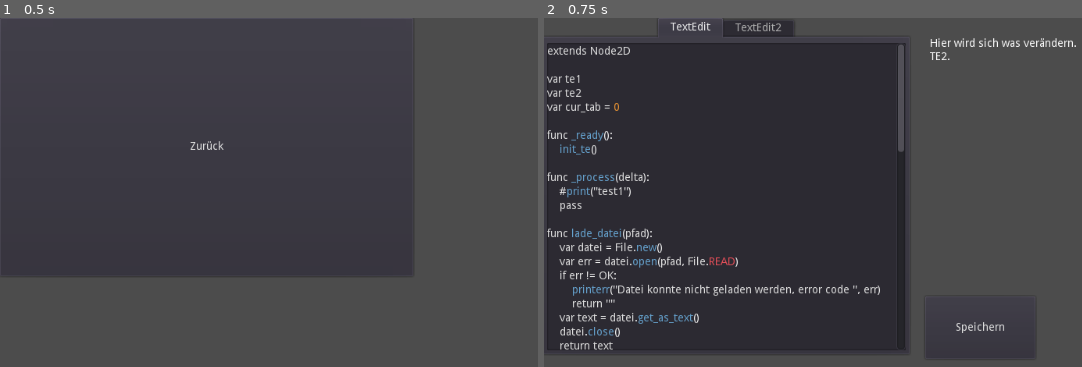
Above: before the commit, frames 1-2 (left to right).
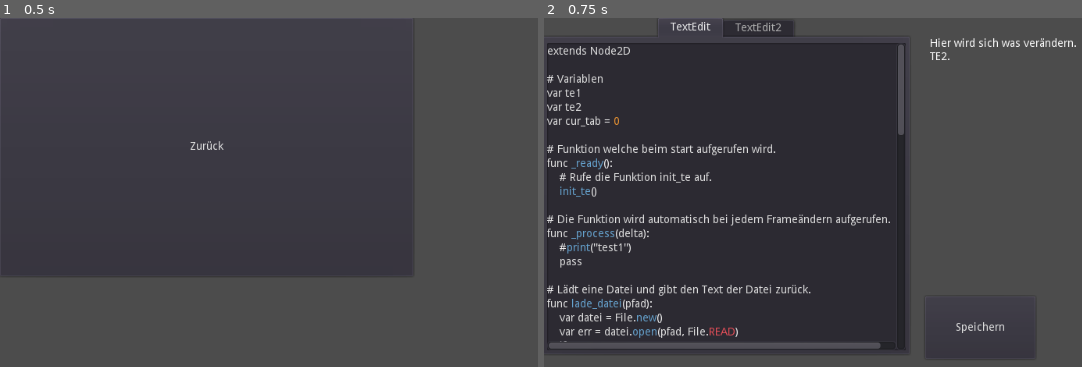
Above: after the commit, the same moments.

Repository: Tomsei/Bloinz2D
Game: Godot game, scene res://Szenen/bufferscreen.tscn
The game is run twice, just before and just after one commit, with the same random seed, the same clock (stepped at 60 frames per second) and the same inputs. The project has no main scene, so this scene is started directly.
Inputs:
- Up to frame 1 (0.5 s): no input
- Up to frame 2 (0.75 s): click "Zurück" at 0.5 s

Frame 1 is identical in both runs. In frame 2, 6.5% of the frame differs, in the area x 0-67%, y 16-96%.

Commit message:
Kommentare hinzugefügt

Diff:
--- a/Skripte/bufferscreen.gd
+++ b/Skripte/bufferscreen.gd
@@ -1,8 +1,5 @@
 extends Node2D
 
-func _ready():
-	pass
-
-
+# Schmeißt einen zurück zur Hauptszene.
 func _on_Button_button_up():
 	get_tree().change_scene("res://Szenen/textedit.tscn")
--- a/Skripte/textedit.gd
+++ b/Skripte/textedit.gd
@@ -1,16 +1,21 @@
 extends Node2D
 
+# Variablen
 var te1
 var te2
 var cur_tab = 0
 
+# Funktion welche beim start aufgerufen wird.
 func _ready():
+	# Rufe die Funktion init_te auf.
 	init_te()
 
+# Die Funktion wird automatisch bei jedem Frameändern aufgerufen.
 func _process(delta):
 	#print("test1")
 	pass
 
+# Lädt eine Datei und gibt den Text der Datei zurück.
 func lade_datei(pfad):
 	var datei = File.new()
 	var err = datei.open(pfad, File.READ)
@@ -21,6 +26,7 @@
 	datei.close()
 	return text
 
+# Speichert Text in eine Datei mit angegebenem Pfad.
 func save_file(text, pfad):
 	var datei = File.new()
 	var err = datei.open(pfad, File.WRITE)
@@ -31,7 +37,10 @@
 	datei.close()
 
 
+# Wird aufgerufen, wenn der Knopf losgelassen wird.
 func _on_Button_button_up():
+	# Godot version von switch.
+	# cur_tab ist der aktuell sichtbare Tab.
 	match cur_tab:
 		0:
 			print("tab 1")
@@ -40,19 +49,24 @@
 			print("tab 2")
 			save_te2()
 
+# Verarbeite das Speichern des Inhalts von TextEdit.
 func save_te1():
 	save_file(te1.get_text(), "res://Skripte/textedit.gd")
 	print("speichern")
 	get_tree().change_scene("res://Szenen/bufferscreen.tscn")
 
+# Verarbeite das Speichern des Inhalts von TextEdit2.
 func save_te2():
 	var label = get_node("Label")
 	label.set_text(te2.get_text())
 	("changed label")
 
+# Wenn ein anderer Tab sichtbar wird, wird dieser in cur_tab gespeichert.
 func _on_TabContainer_tab_changed(tab):
 	cur_tab = tab
 
+# Weise den Variabeln te1 und te2 ihre Nodes zu.
+# Lade den Inhalt der Textedits.
 func init_te():
 	te1 = get_node("TabContainer/TextEdit")
 	te2 = get_node("TabContainer/TextEdit2")
